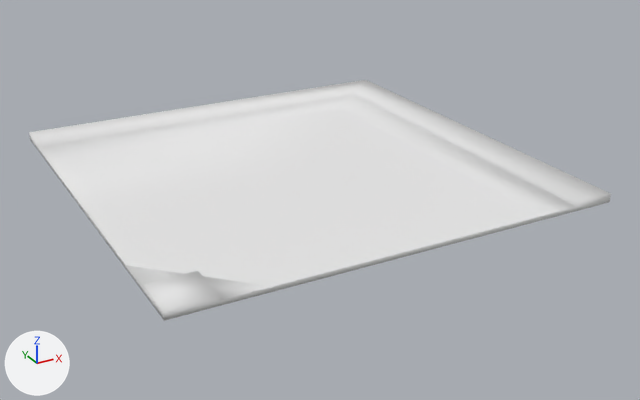
What one commit did to the OBJ model assets/models/builtin/outdoor/roads/outdoor_roads_bend/model.obj.
Both versions are drawn from a camera (50 mm lens) standing at (-0.882, -1.726, 0.768) and looking at (0.036, -0.058, -0.066). Every picture has the same lights, and +X, +Y and +Z are marked at lower left. The picture after the commit comes second. Where no turn or scale is listed for an object, it has been applied to the vertices.

Names of what the first picture shows: 'model'.
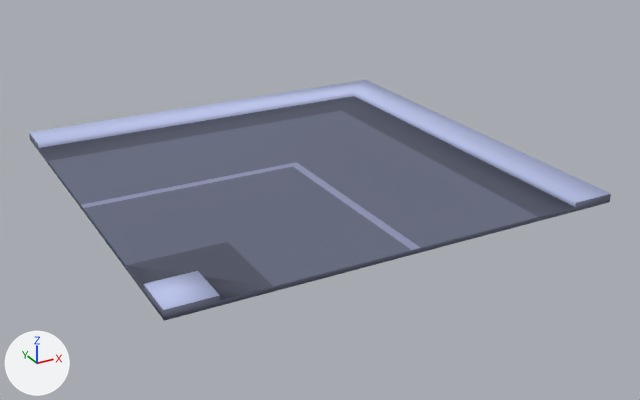
Changed parts and their boxes [x1, y1, x2, y2] in the pictures (640 x 400 px):
'model', surface changed (white to blue): [29, 80, 611, 321] in both

Diff of the bpy script that builds the scene:
```diff
--- a/assets/models/builtin/outdoor/roads/outdoor_roads_bend/model.obj.py
+++ b/assets/models/builtin/outdoor/roads/outdoor_roads_bend/model.obj.py
@@ img_colormap_png @@
+img_colormap_png = load_image('colormap.png', 'Textures/colormap.png', 512, 512, 'sRGB')
@@ mat_colormap @@
 mat_colormap = principled_material('colormap')
-mat_colormap.base_color = (0.8, 0.8, 0.8)  # white #e7e7e7
+mat_colormap.texture = img_colormap_png
 mat_colormap.roughness = 1.0
```
